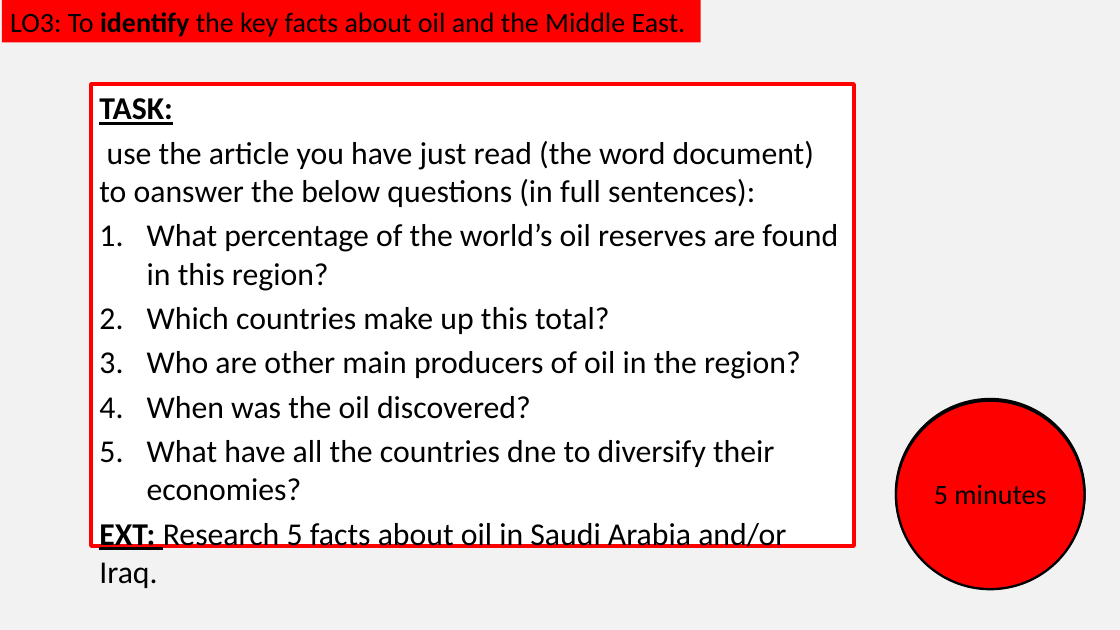
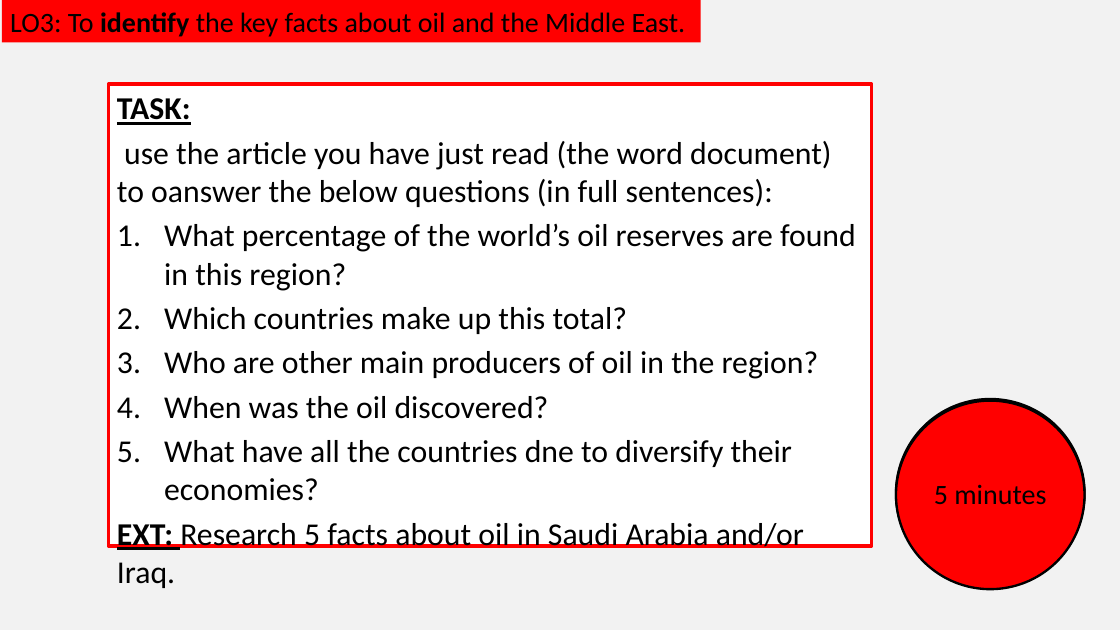
Before and after one commit to aleks21p/python-games, a slide deck: slide 10 of games-HTML5/sounds-soundboard/Lesson_7_-Oil_as_a_resource_ss.pptx. Drawn at 1120x630 pixels with LibreOffice and Linux fonts; fonts in the diff are those of the drawing. Boxes give left, top, right and bottom in pixels: in the first picture for what was removed or moved away, otherwise in the second. Text is boxed around its words. In the diff, an @@ line names an element or a change of style, - is before the commit and + after.

```diff
--- a/games-HTML5/sounds-soundboard/Lesson_7_-Oil_as_a_resource_ss.pptx
+++ b/games-HTML5/sounds-soundboard/Lesson_7_-Oil_as_a_resource_ss.pptx
@@ text "TASK:": place and size @@
-text "TASK:" at (91, 84, 854, 546)
+text "TASK:" at (108, 84, 871, 546)
```
Also in this commit, not shown: 2 other files.
